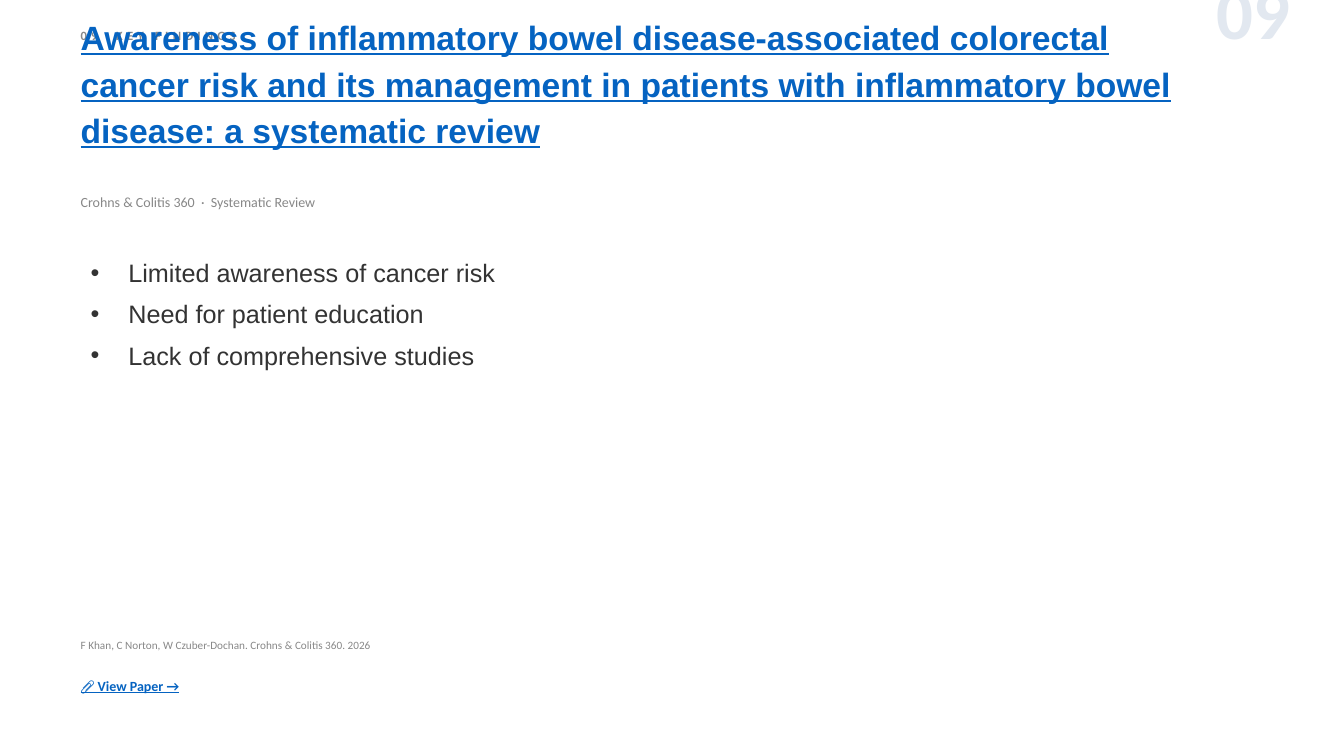
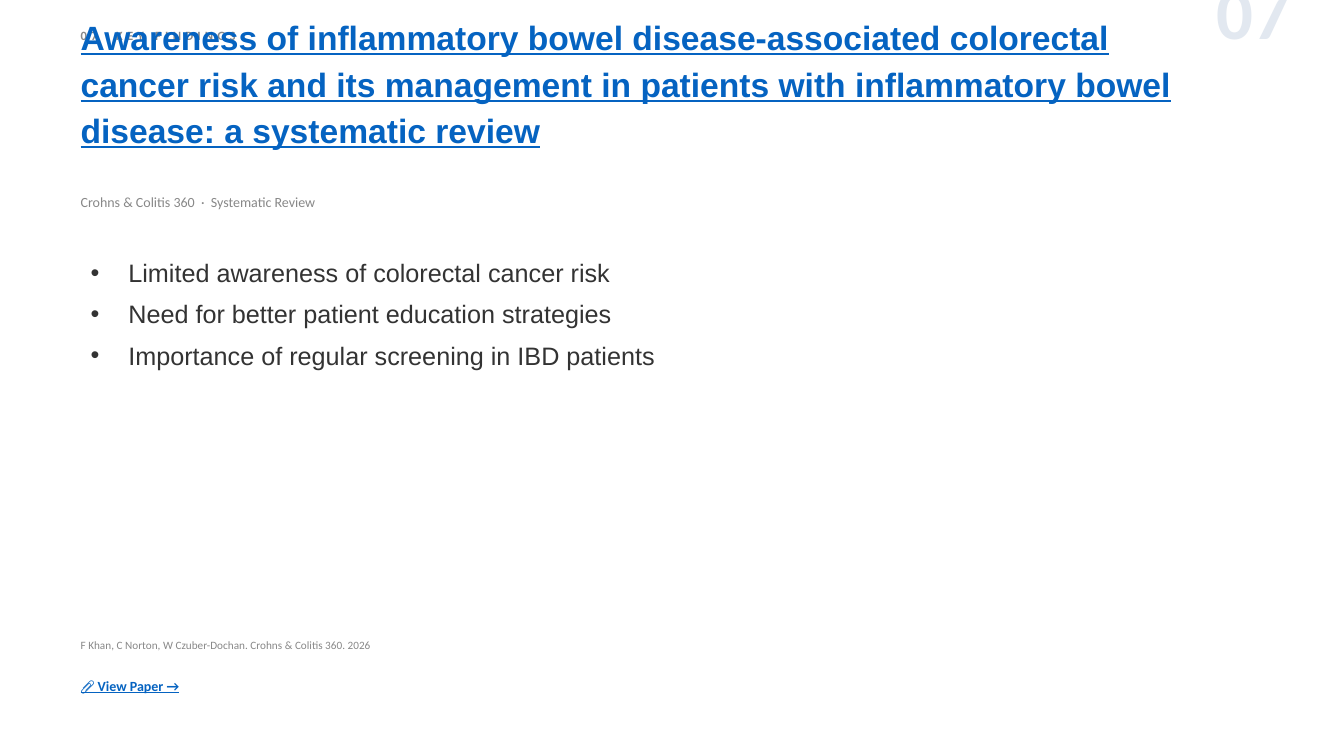
Before and after one commit to jejenhu-maker/colorectal-weekly-digest, a slide deck: slide 9 of docs/digest-en.pptx (slide 11 before the commit). Drawn at 1344x756 pixels with LibreOffice and Linux fonts; fonts in the diff are those of the drawing. Boxes give left, top, right and bottom in pixels: in the first picture for what was removed or moved away, otherwise in the second. Text is boxed around its words. In the diff, an @@ line names an element or a change of style, - is before the commit and + after.

```diff
--- a/docs/digest-en.pptx
+++ b/docs/digest-en.pptx
@@ text at bbox=[81, 29, 236, 43]: text changed @@
-09 KEY FINDINGS
+07 KEY FINDINGS
@@ text at bbox=[1008, 10, 1291, 10]: text changed @@
-09
+07
@@ text at bbox=[128, 263, 654, 370]: text changed @@
-• Limited awareness of cancer risk
-• Need for patient education
-• Lack of comprehensive studies
+• Limited awareness of colorectal cancer risk
+• Need for better patient education strategies
+• Importance of regular screening in IBD patients
```
Also in this commit, not shown: 11 other slides changed, 2 slides added, 2 slides removed, 2 other files.
